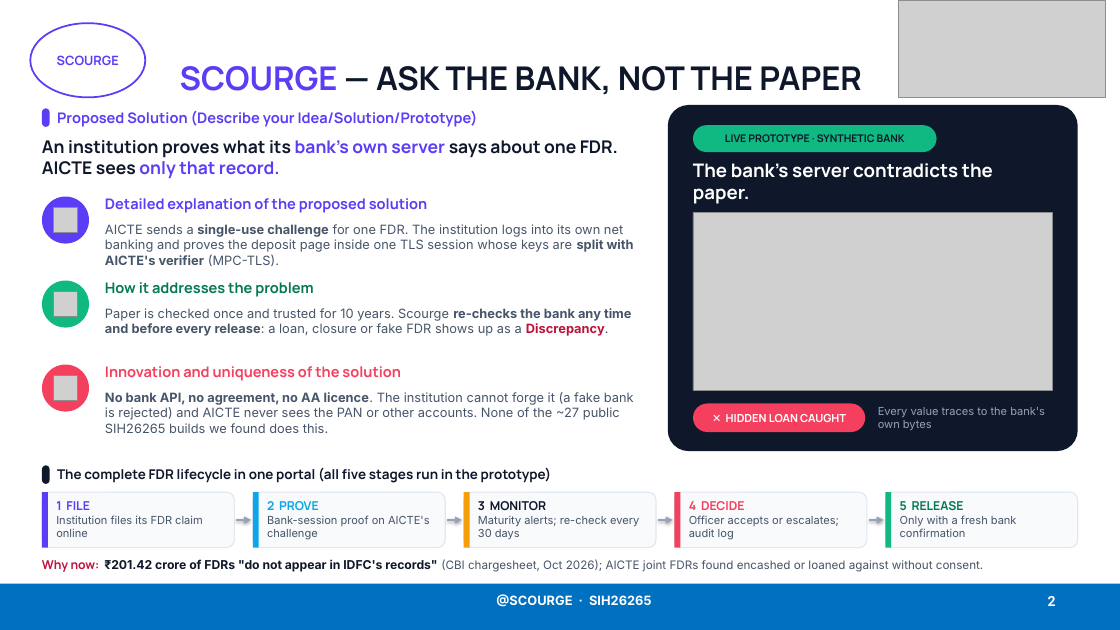
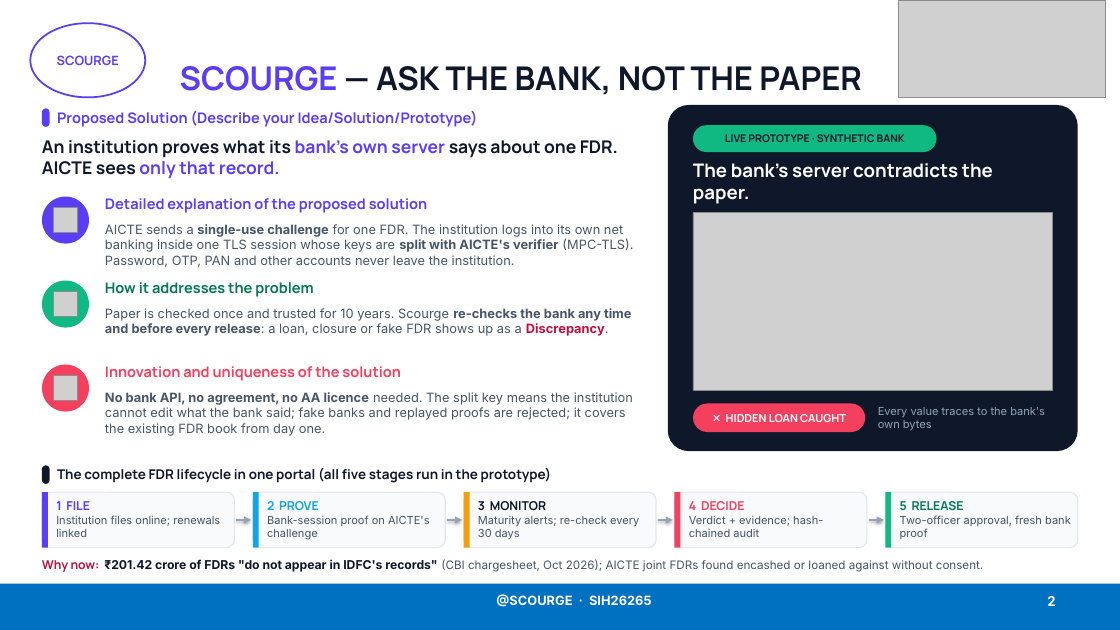
Before and after one commit to Lakki007/Arnavax-Scourge-SIH26265, a slide deck: slide 2 of docs/ppt/Scourge_SIH26265_Idea.pptx. Drawn at 1120x630 pixels with LibreOffice and Linux fonts; fonts in the diff are those of the drawing; grey boxes stand for pictures. Boxes give left, top, right and bottom in pixels: in the first picture for what was removed or moved away, otherwise in the second. Text is boxed around its words. In the diff, an @@ line names an element or a change of style, - is before the commit and + after.

```diff
--- a/docs/ppt/Scourge_SIH26265_Idea.pptx
+++ b/docs/ppt/Scourge_SIH26265_Idea.pptx
@@ text at (105,224,633,268): text changed @@
-AICTE sends a single-use challenge for one FDR. The institution logs into its own net banking and proves the deposit page inside one TLS session whose keys are split with AICTE's verifier (MPC-TLS).
+AICTE sends a single-use challenge for one FDR. The institution logs into its own net banking inside one TLS session whose keys are split with AICTE's verifier (MPC-TLS). Password, OTP, PAN and other accounts never leave the institution.
@@ text at (105,392,633,436): text changed @@
-No bank API, no agreement, no AA licence. The institution cannot forge it (a fake bank is rejected) and AICTE never sees the PAN or other accounts. None of the ~27 public SIH26265 builds we found does this.
+No bank API, no agreement, no AA licence needed. The split key means the institution cannot edit what the bank said; fake banks and replayed proofs are rejected; it covers the existing FDR book from day one.
@@ text at (56,515,220,537): text changed @@
-Institution files its FDR claim online
+Institution files online; renewals linked
@@ text at (689,516,823,537): text changed @@
-Officer accepts or escalates; audit log
+Verdict + evidence; hash-chained audit
@@ text at (900,515,1071,539): text changed @@
-Only with a fresh bank confirmation
+Two-officer approval, fresh bank proof
```
Also in this commit, not shown: 4 other slides changed, 4 other files.
